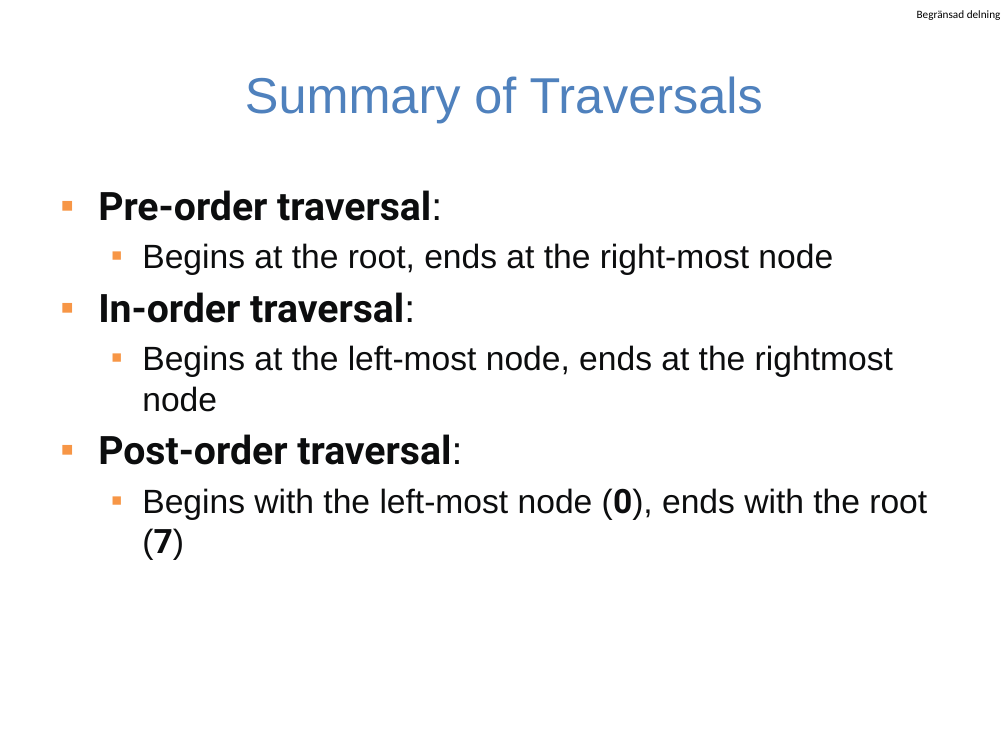
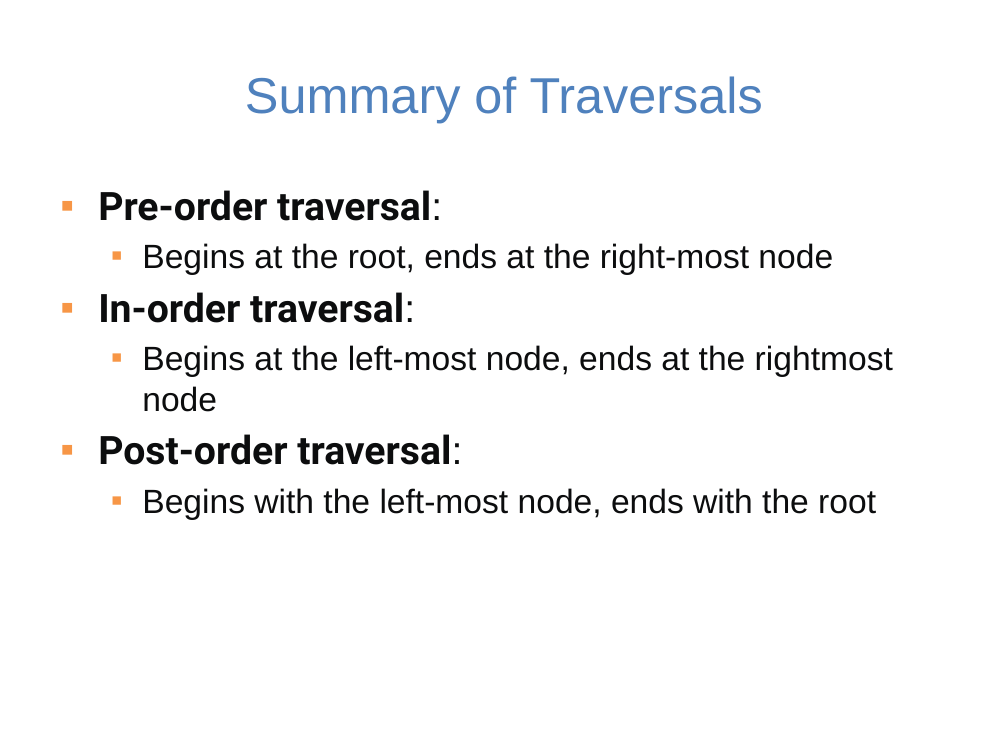
Before and after one commit to guhofstra/CSC111Fa25, a slide deck: slide 28 of PPTs/Lecture 8-binary search tree and trie.pptx. Drawn at 1008x756 pixels with LibreOffice and Linux fonts; fonts in the diff are those of the drawing. Boxes give left, top, right and bottom in pixels: in the first picture for what was removed or moved away, otherwise in the second. Text is boxed around its words. In the diff, an @@ line names an element or a change of style, - is before the commit and + after.

```diff
--- a/PPTs/Lecture 8-binary search tree and trie.pptx
+++ b/PPTs/Lecture 8-binary search tree and trie.pptx
@@ text removed at <box>917,10,1001,20</box> @@
-Begränsad delning
@@ text at <box>142,488,876,520</box>: text changed @@
-  ▪ Begins with the left-most node (0), ends with the root (7)
+  ▪ Begins with the left-most node, ends with the root
```
Also in this commit, not shown: 54 other slides changed, 3 other files.
